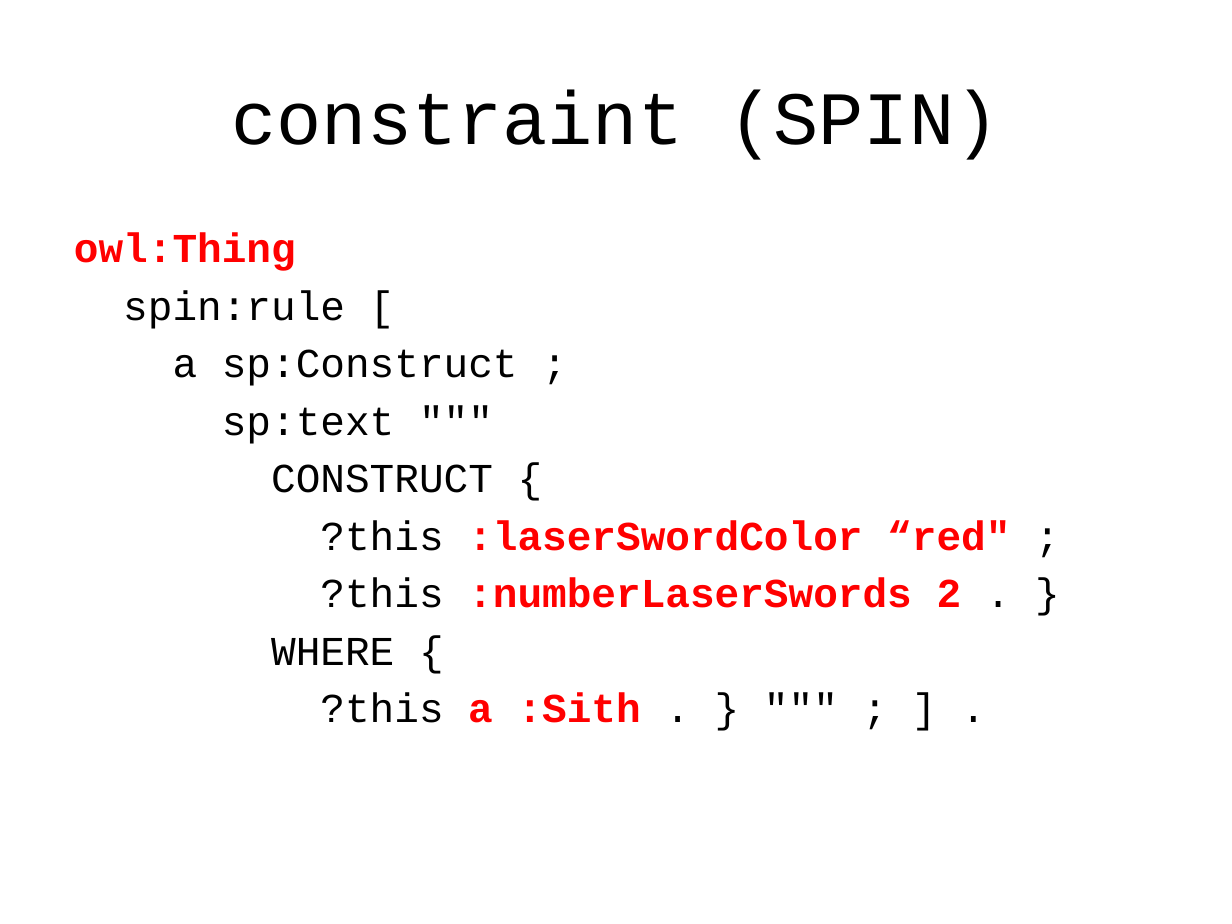
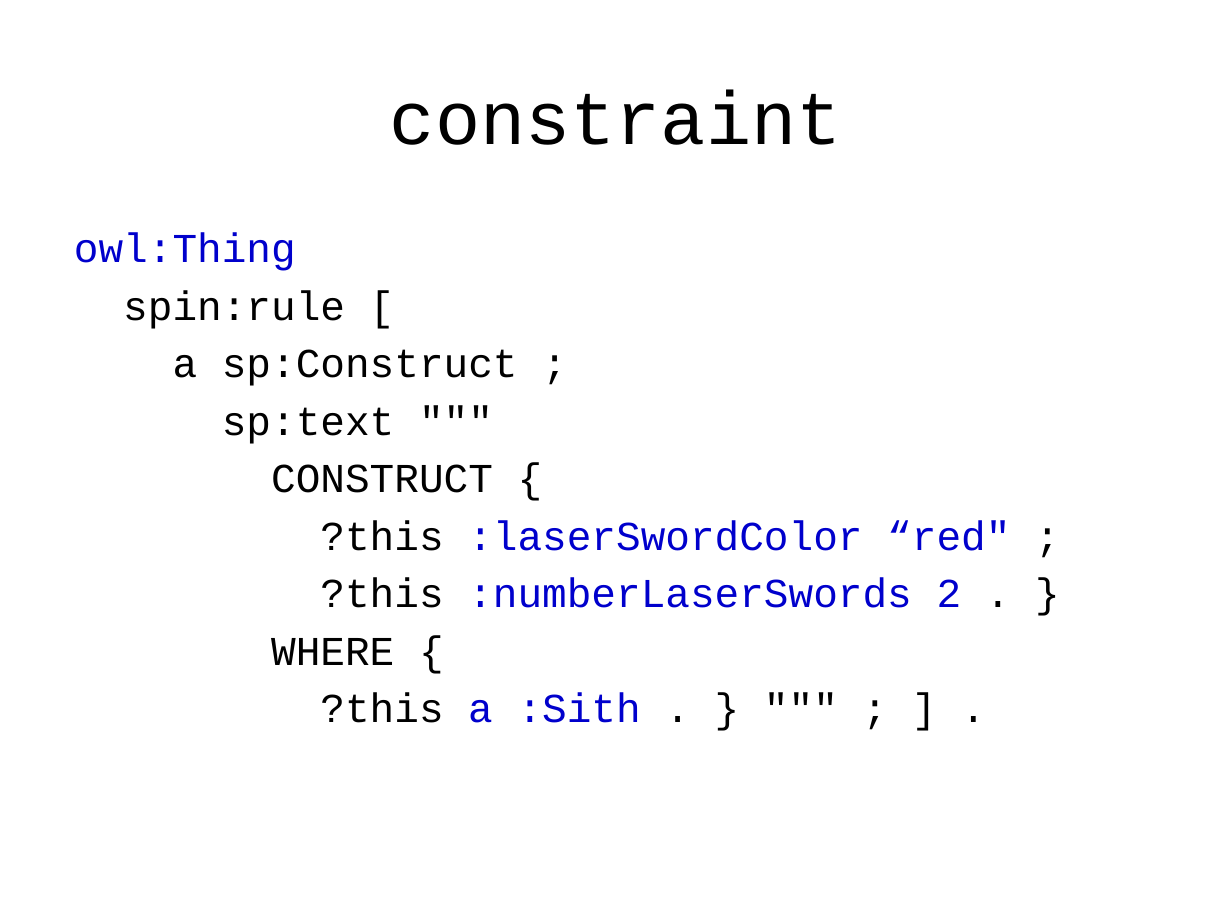
Before and after one commit to boschthomas/rdf-validation-research, a slide deck: slide 17 of presentations/Tutorial Thomas Bosch (DC 2014).pptx (slide 22 before the commit). Drawn at 1232x924 pixels with LibreOffice and Linux fonts; fonts in the diff are those of the drawing. Boxes give left, top, right and bottom in pixels: in the first picture for what was removed or moved away, otherwise in the second. Text is boxed around its words. In the diff, an @@ line names an element or a change of style, - is before the commit and + after.

```diff
--- a/presentations/Tutorial Thomas Bosch (DC 2014).pptx
+++ b/presentations/Tutorial Thomas Bosch (DC 2014).pptx
@@ title at bbox=[390, 89, 842, 145]: text changed @@
-constraint (SPIN)
+constraint
@@ text at bbox=[74, 233, 1010, 723]: text colour #FF0000 to #0000CC, bold off in "owl:Thing", ":laserSwordColor “red"", ":numberLaserSwords 2", "a :Sith" @@
```
Also in this commit, not shown: 33 other slides changed, 11 slides added, 11 slides removed, 4 other files.
